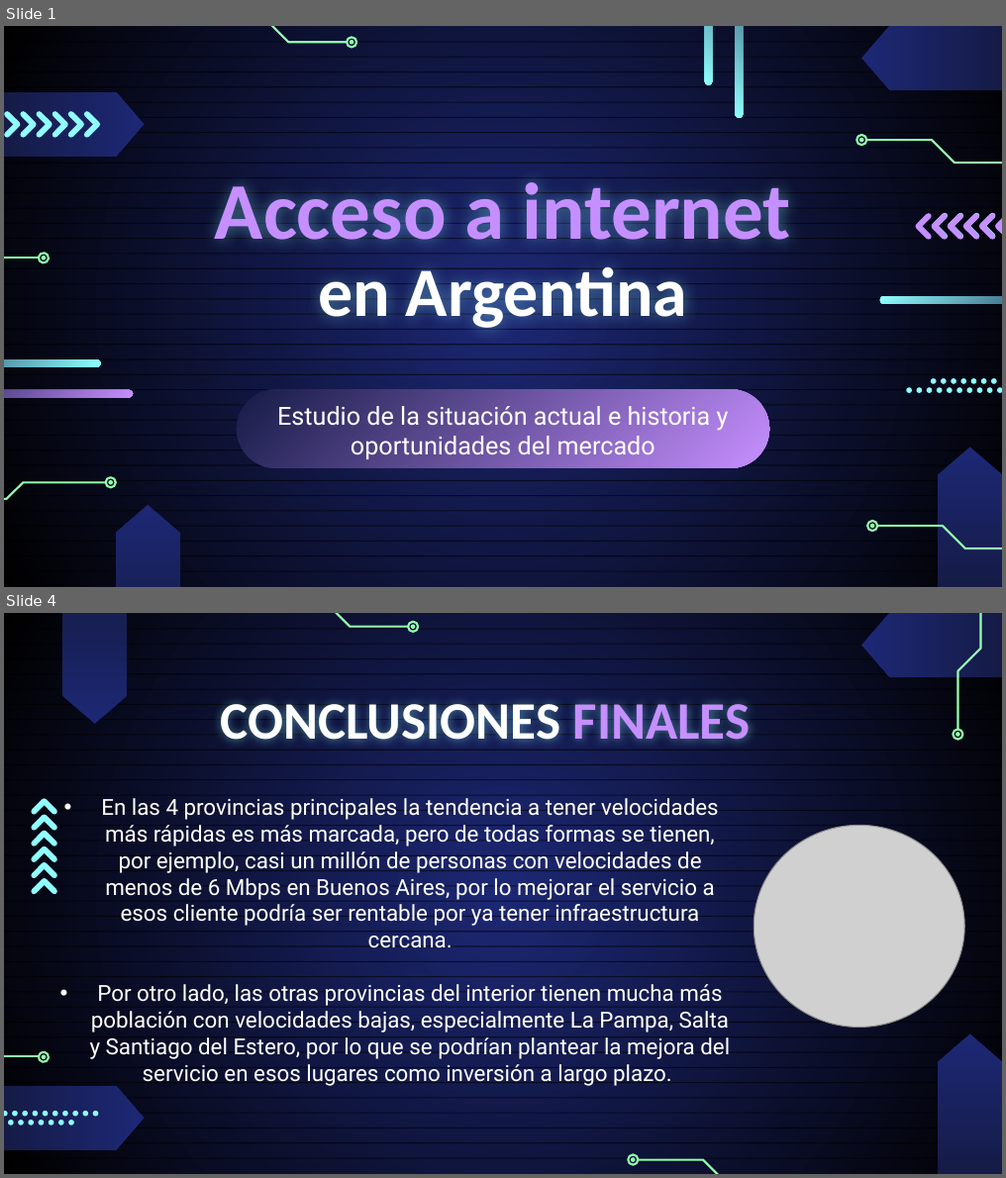
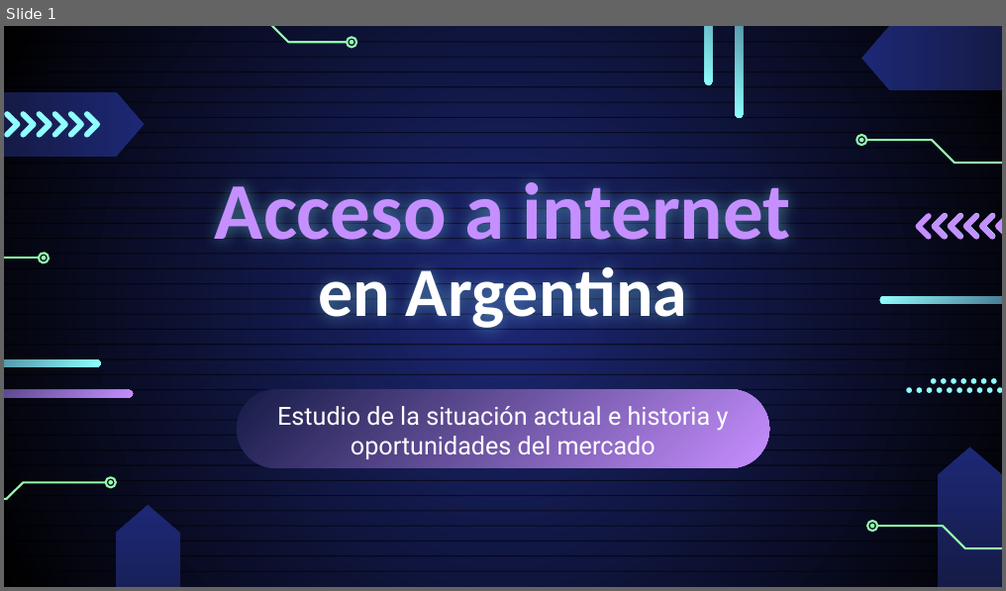
Before and after one commit to ISadir/PI02-Henry, a slide deck: Presentación PI02.pptx. Shown one above the other, each under a label of ours: slides 1 and 4 before the commit, slide 1 after it; the slides between them are not shown. The pictures are 1006x1178 and 1006x591 pixels, drawn with LibreOffice and Linux fonts; fonts in the diff are those of the drawing; grey boxes stand for pictures. Boxes give left, top, right and bottom in pixels: in the first picture for what was removed or moved away, otherwise in the second. Text is boxed around its words. In the diff, an @@ line names an element or a change of style, - is before the commit and + after.

```diff
--- a/Presentación PI02.pptx
+++ b/Presentación PI02.pptx
@@ slide 4 removed at box(4, 613, 1002, 1174), background gradient #1D2875 to #000000; not listed: 38 template elements that a slide beside it also shows @@
@@ flow chart offpage connector removed at box(62, 613, 127, 724) @@
@@ freeform shape removed at box(262, 613, 408, 627) @@
@@ freeform shape removed at box(408, 622, 418, 632) @@
@@ freeform shape removed at box(410, 624, 415, 629) @@
@@ freeform shape removed at box(957, 613, 980, 729) @@
@@ text removed at box(220, 695, 750, 752) @@
-CONCLUSIONES FINALES
@@ freeform shape removed at box(953, 730, 963, 740) @@
@@ freeform shape removed at box(955, 732, 960, 737) @@
@@ text removed at box(90, 795, 730, 1086) @@
-• En las 4 provincias principales la tendencia a tener velocidades más rápidas es más marcada, pero de todas formas se tienen, por ejemplo, casi un millón de personas con velocidades de menos de 6 Mbps en Buenos Aires, por lo mejorar el servicio a esos cliente podría ser rentable por ya tener infraestructura cercana.
-• Por otro lado, las otras provincias del interior tienen mucha más población con velocidades bajas, especialmente La Pampa, Salta y Santiago del Estero, por lo que se podrían plantear la mejora del servicio en esos lugares como inversión a largo plazo.
@@ picture removed at box(753, 826, 964, 1028) @@
@@ group removed at box(32, 798, 57, 895): 6 freeform shapes @@
@@ freeform shape removed at box(4, 1057, 39, 1057) @@
@@ freeform shape removed at box(38, 1053, 49, 1063) @@
@@ freeform shape removed at box(41, 1056, 46, 1060) @@
@@ group removed at box(4, 1086, 144, 1150): 17 ellipses, 1 flow chart offpage connector @@
@@ freeform shape removed at box(628, 1155, 638, 1164) @@
@@ freeform shape removed at box(631, 1157, 636, 1162) @@
@@ freeform shape removed at box(638, 1159, 783, 1174) @@
```
Also in this commit, not shown: 4 slides changed, 2 other files.
